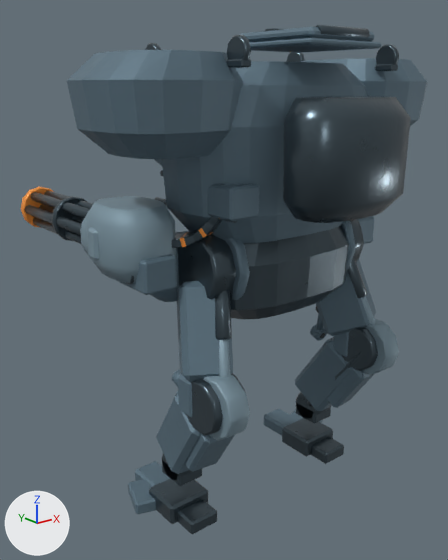
What one commit did to the Blender file content/source-art/ironclad-walker.blend.
Camera for both pictures: a camera (50 mm lens) standing at (-2.2, -2.37, 2.29) and looking at (-0.04, 0.32, 1.21). Arrows for +X, +Y and +Z are at lower left; the lights stay in place. The first picture is the older version.

Names of what the first picture shows: 'IroncladWalkerArmor_AccessHatch_CoamingRim', 'IroncladWalkerArmor_AccessHatch_HatchPlate', 'IroncladWalkerArmor_AccessHatch_HingeBar', 'IroncladWalkerArmor_GatlingBracer_L', 'IroncladWalkerArmor_Pelvis', 'IroncladWalkerArmor_RearPowerCell', 'IroncladWalkerArmor_ShoulderGuard_L', 'IroncladWalkerArmor_ShoulderGuard_R', 'IroncladWalkerArmor_Torso', 'IroncladWalkerLeg_HipJoint_L', 'IroncladWalkerLeg_ShinArmor_L', 'IroncladWalkerLeg_ShinArmor_R', 'IroncladWalkerLeg_ThighArmor_L', 'IroncladWalkerLeg_ThighArmor_R', 'IroncladWalkerWeapon_GatlingFeedChute_L_AmmoHopperBox' and 53 more.
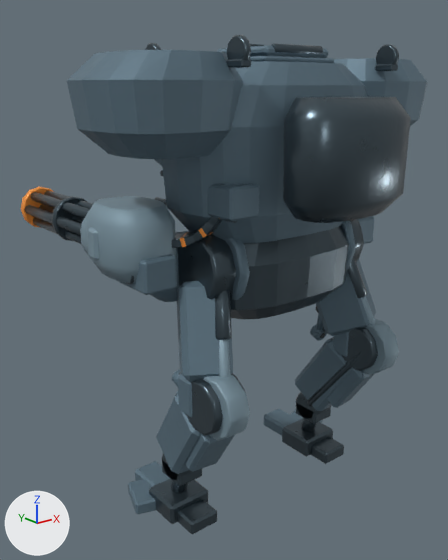
Patch to the scene script:
```diff
--- a/content/source-art/ironclad-walker.blend.py
+++ b/content/source-art/ironclad-walker.blend.py
@@ me_ironcladwalkerleg_footanklesupport_r_mesh @@
+me_ironcladwalkerleg_footanklesupport_r_mesh.from_pydata(...)  # 48 vertices, 50 faces; spans x -0.043..0.043, y -0.06..0.06, z -0.077..0.077
+me_ironcladwalkerleg_footanklesupport_r_mesh.materials.append(mat_ironcladwalker_gunmetal)
@@ ob_ironcladwalkerarmor_accesshatch_coamingrim @@
 ob_ironcladwalkerarmor_accesshatch_coamingrim = bpy.data.objects.new('IroncladWalkerArmor_AccessHatch_CoamingRim', me_ironcladwalkerarmor_accesshatch_coamingrim_mesh)
-ob_ironcladwalkerarmor_accesshatch_coamingrim.location = (0.0, -0.22, 2.462)
+ob_ironcladwalkerarmor_accesshatch_coamingrim.location = (0.0, 0.0, 2.402)
+ob_ironcladwalkerarmor_accesshatch_coamingrim.scale = (1.0, 0.78, 1.0)
@@ ob_ironcladwalkerarmor_accesshatch_hatchplate @@
 ob_ironcladwalkerarmor_accesshatch_hatchplate = bpy.data.objects.new('IroncladWalkerArmor_AccessHatch_HatchPlate', me_ironcladwalkerarmor_accesshatch_hatchplate_mesh)
-ob_ironcladwalkerarmor_accesshatch_hatchplate.location = (0.0, -0.22, 2.498)
+ob_ironcladwalkerarmor_accesshatch_hatchplate.location = (0.0, 0.0, 2.438)
+ob_ironcladwalkerarmor_accesshatch_hatchplate.scale = (1.0, 0.78, 1.0)
@@ ob_ironcladwalkerarmor_accesshatch_hingebar @@
 ob_ironcladwalkerarmor_accesshatch_hingebar = bpy.data.objects.new('IroncladWalkerArmor_AccessHatch_HingeBar', me_ironcladwalkerarmor_accesshatch_hingebar_mesh)
-ob_ironcladwalkerarmor_accesshatch_hingebar.location = (0.0, -0.441, 2.506)
+ob_ironcladwalkerarmor_accesshatch_hingebar.location = (0.0, -0.172, 2.446)
+ob_ironcladwalkerarmor_accesshatch_hingebar.scale = (1.0, 0.78, 1.0)
@@ ob_ironcladwalkerleg_footanklesupport_r @@
+ob_ironcladwalkerleg_footanklesupport_r = bpy.data.objects.new('IroncladWalkerLeg_FootAnkleSupport_R', me_ironcladwalkerleg_footanklesupport_r_mesh)
+ob_ironcladwalkerleg_footanklesupport_r.location = (0.52, 0.115, 0.179)
@@ ob_ironcladwalkerleg_footanklesupport_l @@
+ob_ironcladwalkerleg_footanklesupport_l = bpy.data.objects.new('IroncladWalkerLeg_FootAnkleSupport_L', me_ironcladwalkerleg_footanklesupport_r_mesh.copy())
+ob_ironcladwalkerleg_footanklesupport_l.location = (-0.52, 0.115, 0.179)
```

What differs and where, as boxes [x1, y1, x2, y2] in the pictures (448 x 560 px):
'IroncladWalkerArmor_AccessHatch_CoamingRim', moved, rescaled
    before: [250, 38, 381, 53]
    after: [250, 56, 334, 63]
'IroncladWalkerArmor_AccessHatch_HatchPlate', moved, rescaled
    before: [240, 27, 374, 43]
    after: [217, 45, 328, 58]
'IroncladWalkerArmor_AccessHatch_HingeBar', moved, rescaled
    before: [315, 25, 370, 37]
    after: [271, 43, 323, 54]
'IroncladWalkerLeg_FootAnkleSupport_L', added
    after: [171, 481, 188, 493]
'IroncladWalkerLeg_FootAnkleSupport_R', added
    after: [301, 419, 317, 431]
